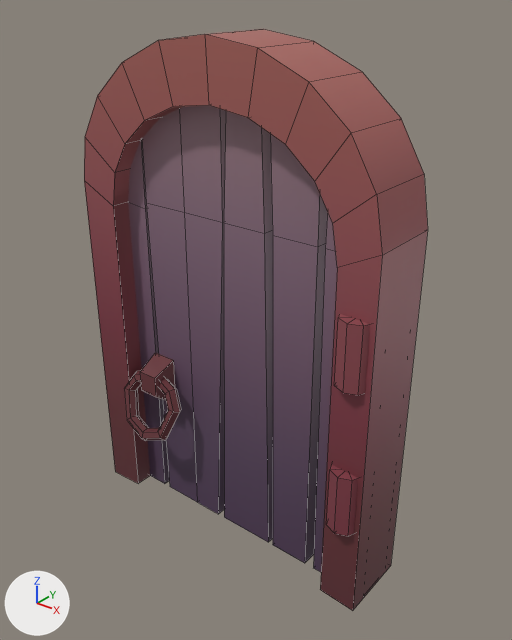
Before and after pictures for a commit that changed the FBX model ArtAssets/Meshes/SM_Door.fbx.
Rendered twice from a camera (50 mm lens) standing at (1.42, -1.57, 1.93) and looking at (0.05, 0.15, 0.86). Every picture has the same lights, and +X, +Y and +Z are marked at lower left. Mesh edges are drawn as thin lines. Where no turn or scale is listed for an object, it has been applied to the vertices. Vertices at the same position are counted once.

Objects in the first picture: 'SM_Door'.
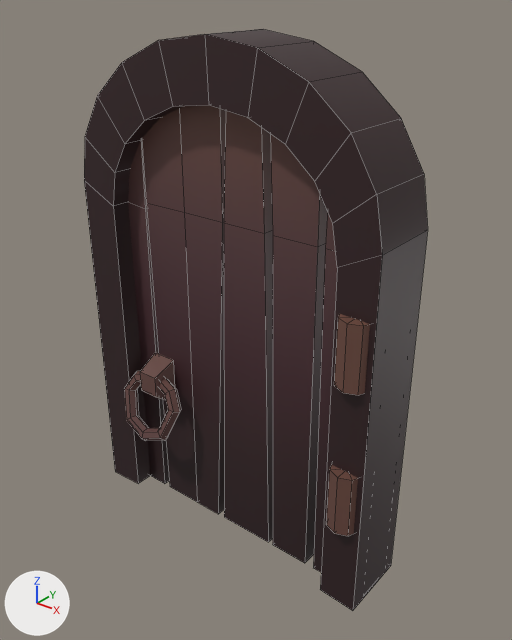
Boxes [x1, y1, x2, y2] around the edits, measured in the pictures (512 x 640 px):
'SM_Door', surface changed: [84, 29, 428, 611] in both

The change, as a list of edits to the scene's bpy script:
```text
Add img_t_gradienttextures_test_png:
    img_t_gradienttextures_test_png = load_image('T_GradientTextures_TEST.png', '../T_GradientTextures_TEST.png', 1024, 1024, 'sRGB')
Change mat_lambert2:
    mat_lambert2.texture: img_t_gradienttextures_png -> img_t_gradienttextures_test_png  # with its transparency
Change me_mesh:
    where me_mesh.from_pydata(...)  # 266 vertices, 261 faces; spans x -1.2..0.0, y -0.08..0.35, z 0.0..1.78
    used by ob_sm_door; location = (0.6, 0.0, 0.0)
    me_mesh part 1: texture (UV) coordinates of 261 of 261 faces, centred in x -1.2..0.0, y -0.07..0.34, z 0.0..1.77, changed; they spanned u 0.52..1.48, v 0.01..0.96 and now span u 0.52..1.64, v 0.01..0.97
```
